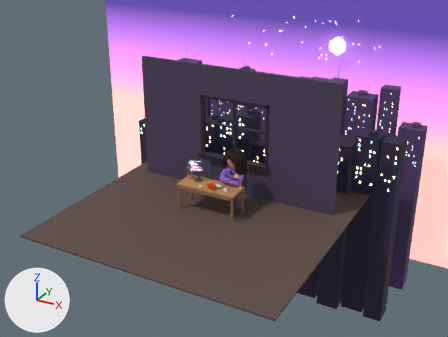
What one commit did to the Blender file reels/first-reel-lowpoly/episode.blend.
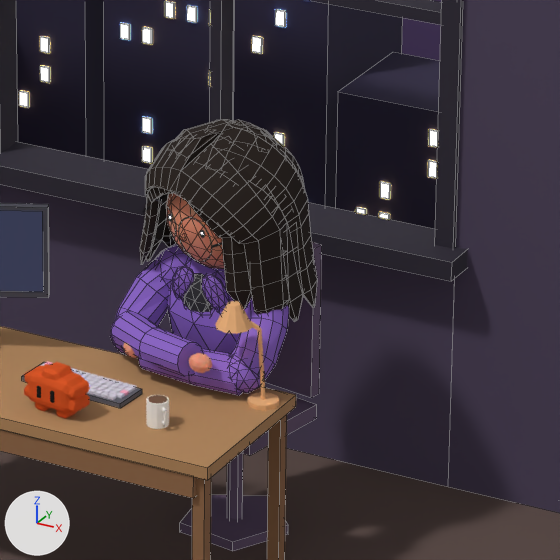
Old and new are each drawn from a camera (50 mm lens) standing at (7.54, -12.97, 7.8) and looking at (0.19, 0.4, 1.12) and again close up on the part from 45% to 63% of the width and 39% to 62% of the height. The axes (+X, +Y, +Z) are drawn at lower left. The lights are the same throughout. The first two pictures are the older version. The close-ups show mesh edges as thin lines.

Before the edit, the objects in view are built like this:
```python
me_desk_top = bpy.data.meshes.new('Desk_Top')
me_desk_top.from_pydata(...)  # a box spanning x -0.85..0.85, y -0.35..0.35, z 0.7..0.75
me_desk_top.materials.append(mat_m_warmwood)  # orange #b5895d
me_human_hair = bpy.data.meshes.new('Human_Hair')
me_human_hair.from_pydata(...)  # 1126 vertices, 1091 faces; spans x -0.321..0.321, y -0.23..0.333, z 0.947..1.654
me_human_hair.materials.append(mat_m_char_hair)  # black #221812
me_wall = bpy.data.meshes.new('Wall')
me_wall.from_pydata(...)  # a box spanning x -3.0..-1.05, y 1.3..1.4, z 0.0..3.6; a box spanning x 1.05..3.0, y 1.3..1.4, z 0.0..3.6; a box spanning x -1.05..1.05, y 1.3..1.4, z 0.0..0.95; a box spanning x -1.05..1.05, y 1.3..1.4, z 2.75..3.6
me_wall.materials.append(mat_m_wall)  # greyish purple #50455d
ob_desk_top = bpy.data.objects.new('Desk_Top', me_desk_top)
ob_desk_top.parent = ob_desk
ob_desk_top.location = (0.0, 0.0, 0.0)
ob_human_hair = bpy.data.objects.new('Human_Hair', me_human_hair)
ob_human_hair.parent = ob_human_head
ob_human_hair.location = (0.0, 0.0, -1.34)
ob_wall = bpy.data.objects.new('Wall', me_wall)
ob_wall.location = (0.0, 0.0, 0.0)
# also in view: 'Mascot_Body' at (0.14, -0.2, 0.85); 'City_Far_Buildings' at (0.11, 5.01, -0.47); 'Human_Body' at (0.42, 0.38, 0.95); 'Window_Frame' at (0.0, 1.29, 1.85); 'City_Near_LightsYellow' at (0.02, 2.61, 1.0)
```
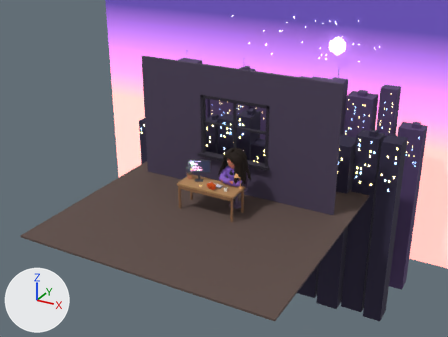
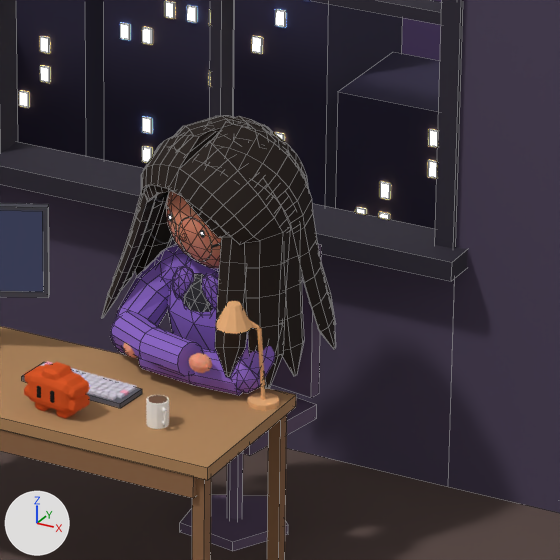
The change, as a diff of the scene's bpy script:
```diff
--- a/reels/first-reel-lowpoly/episode.blend.py
+++ b/reels/first-reel-lowpoly/episode.blend.py
@@ me_human_hair @@
 # used by ob_human_hair; parent = ob_human_head; location = (0.0, 0.0, -1.34)
-me_human_hair.from_pydata(...)  # 1126 vertices, 1091 faces; spans x -0.321..0.321, y -0.23..0.333, z 0.947..1.654
+me_human_hair.from_pydata(...)  # 1210 vertices, 1175 faces; spans x -0.39..0.39, y -0.279..0.414, z 0.788..1.667
+# me_human_hair part 1: the loose piece of 78 vertices spanning x -0.314..0.0, y -0.195..0.131, z 1.041..1.64 is rebuilt with 84 vertices and now spans x -0.389..-0.001, y -0.2..0.138, z 0.889..1.653
+# me_human_hair part 2: the loose piece of 78 vertices spanning x -0.03..0.265, y -0.204..-0.069, z 1.108..1.584 is rebuilt with 84 vertices and now spans x -0.03..0.318, y -0.279..-0.075, z 0.918..1.594
+# me_human_hair part 3: the loose piece of 78 vertices spanning x -0.265..0.019, y -0.202..-0.069, z 1.077..1.582 is rebuilt with 84 vertices and now spans x -0.318..0.018, y -0.279..-0.075, z 0.883..1.592
+# me_human_hair part 4: the loose piece of 78 vertices spanning x -0.127..0.178, y 0.045..0.333, z 0.958..1.64 is rebuilt with 84 vertices and now spans x -0.127..0.195, y 0.049..0.402, z 0.799..1.652
+# me_human_hair part 5: the loose piece of 78 vertices spanning x -0.182..0.112, y 0.044..0.333, z 0.977..1.635 is rebuilt with 84 vertices and now spans x -0.195..0.112, y 0.048..0.402, z 0.82..1.648
+# me_human_hair part 6: the loose piece of 78 vertices spanning x -0.059..0.305, y -0.142..0.226, z 1.009..1.653 is rebuilt with 84 vertices and now spans x -0.058..0.361, y -0.144..0.258, z 0.854..1.666
+# me_human_hair part 7: the loose piece of 78 vertices spanning x -0.304..0.043, y -0.141..0.226, z 1.051..1.654 is rebuilt with 84 vertices and now spans x -0.361..0.042, y -0.143..0.258, z 0.901..1.667
+# me_human_hair part 8: the loose piece of 78 vertices spanning x -0.022..0.321, y -0.23..0.039, z 1.012..1.64 is rebuilt with 84 vertices and now spans x -0.022..0.39, y -0.236..0.041, z 0.856..1.651
+# me_human_hair part 9: the loose piece of 78 vertices spanning x -0.321..0.008, y -0.23..0.039, z 1.029..1.638 is rebuilt with 84 vertices and now spans x -0.39..0.008, y -0.237..0.041, z 0.874..1.649
+# me_human_hair part 10: the loose piece of 78 vertices spanning x -0.099..0.245, y -0.056..0.286, z 1.022..1.637 is rebuilt with 84 vertices and now spans x -0.099..0.288, y -0.055..0.337, z 0.869..1.65
+# me_human_hair part 11: the loose piece of 78 vertices spanning x -0.014..0.314, y -0.195..0.132, z 1.005..1.641 is rebuilt with 84 vertices and now spans x -0.014..0.389, y -0.2..0.138, z 0.849..1.653
+# other edits to the shape of me_human_hair do not show in these pictures
 me_human_hair.materials.append(mat_m_char_hair)
```

Pixel boxes [x1, y1, x2, y2] of what changed, in the close-ups (560 x 560 px):
'Human_Hair', reshaped (33% wider, 34% taller): before [140, 119, 317, 322]; after [101, 115, 336, 388]
part 1 of me_human_hair, rebuilt (mostly hidden): before [162, 134, 220, 247]; after [135, 131, 220, 277]
part 2 of me_human_hair, rebuilt: before [188, 202, 252, 309]; after [185, 200, 247, 377]
part 3 of me_human_hair, rebuilt: before [140, 187, 173, 265]; after [101, 185, 173, 319]
part 4 of me_human_hair, rebuilt (mostly hidden): before [235, 119, 304, 186]; after [237, 116, 308, 186]
part 5 of me_human_hair, rebuilt (mostly hidden): before [218, 119, 272, 137]; after [222, 115, 272, 132]
part 6 of me_human_hair, rebuilt (17% wider, 25% taller): before [209, 125, 317, 307]; after [210, 121, 336, 349]
part 7 of me_human_hair, rebuilt: before [176, 120, 244, 148]; after [174, 116, 245, 244]
part 8 of me_human_hair, rebuilt: before [170, 142, 288, 315]; after [168, 139, 290, 388]
part 9 of me_human_hair, rebuilt (49% wider, 26% taller): before [145, 136, 207, 262]; after [113, 133, 206, 292]
part 10 of me_human_hair, rebuilt (not visible before): after [238, 121, 335, 323]
part 11 of me_human_hair, rebuilt (30% taller): before [214, 135, 303, 322]; after [212, 133, 304, 376]
